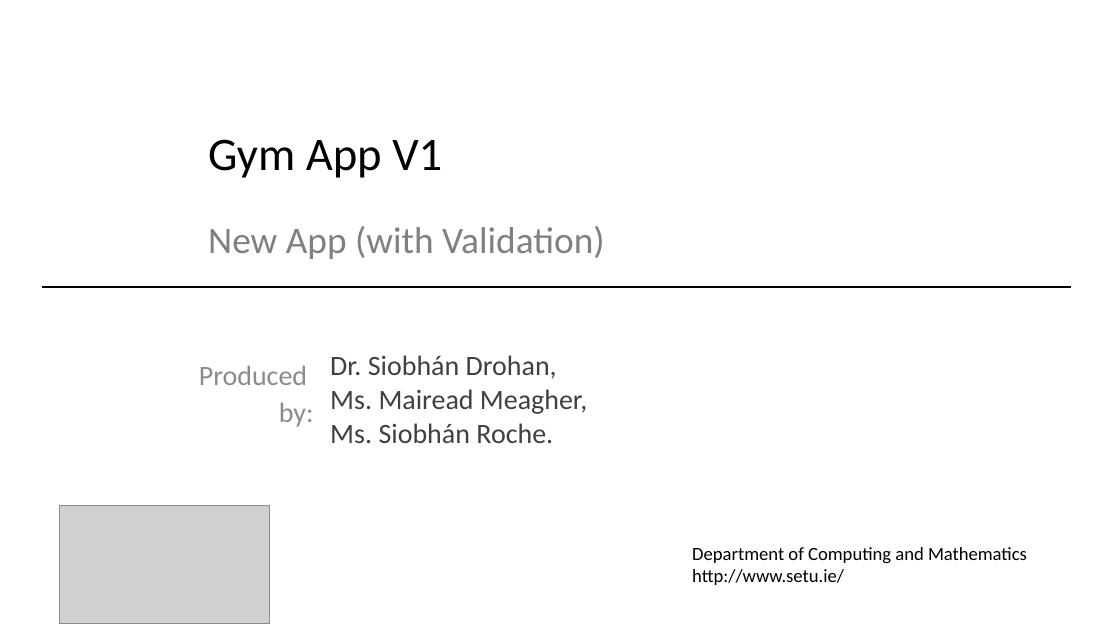
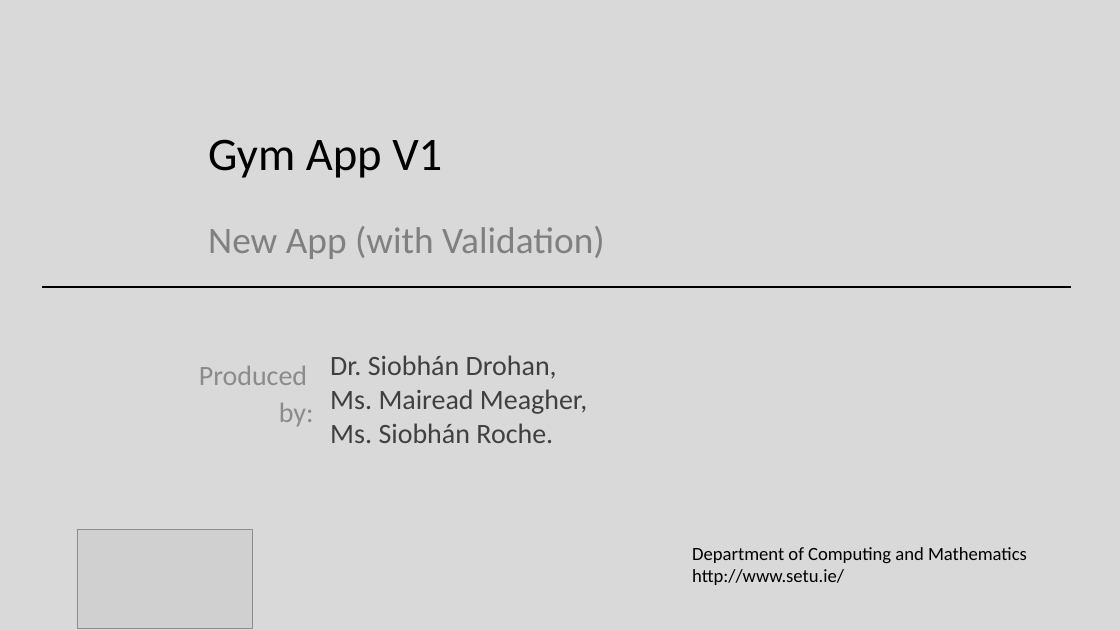
Before and after one commit to Programming-Fundamentals-SETU/prog-fund-1-sept-25, a slide deck: slide 1 of topic08-arrays-of-objects/unit-1/talk-2-gym-app/oo-gym-v1.pptx. Drawn at 1120x630 pixels with LibreOffice and Linux fonts; fonts in the diff are those of the drawing; grey boxes stand for pictures. Boxes give left, top, right and bottom in pixels: in the first picture for what was removed or moved away, otherwise in the second. Text is boxed around its words. In the diff, an @@ line names an element or a change of style, - is before the commit and + after.

```diff
--- a/topic08-arrays-of-objects/unit-1/talk-2-gym-app/oo-gym-v1.pptx
+++ b/topic08-arrays-of-objects/unit-1/talk-2-gym-app/oo-gym-v1.pptx
@@ background #FFFFFF to #D9D9D9 @@
@@ picture resized from (x1=60, y1=506, x2=270, y2=623) to (x1=77, y1=530, x2=252, y2=628) @@
```
Also in this commit, not shown: 45 other slides changed, 5 other files.
